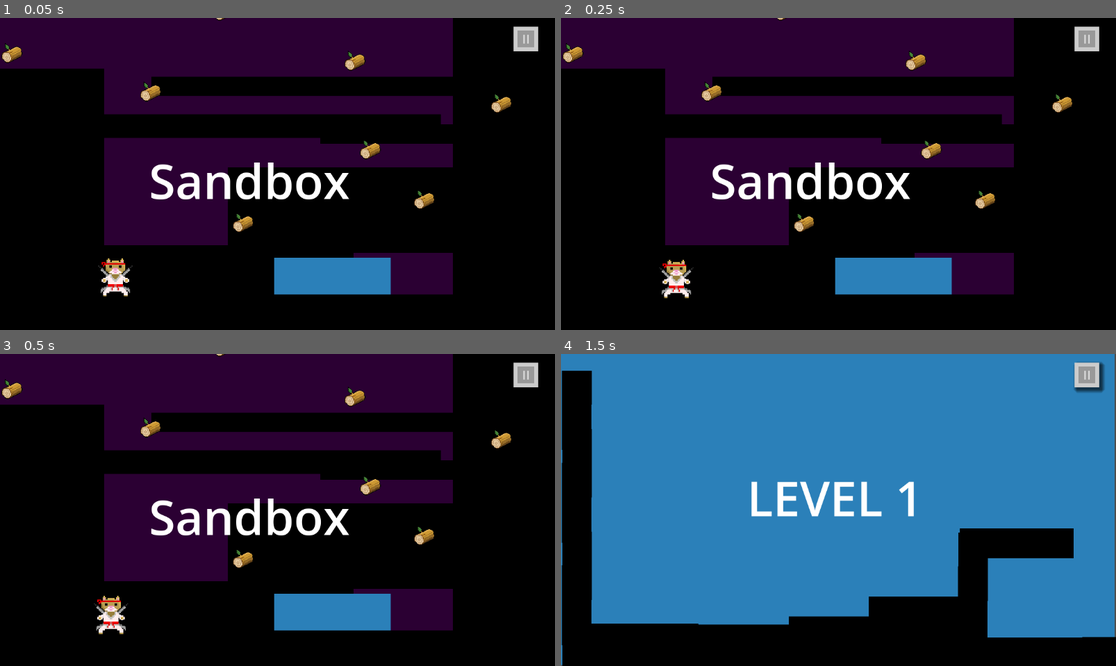
Above: before the commit, frames 1-4 (two rows, left to right).
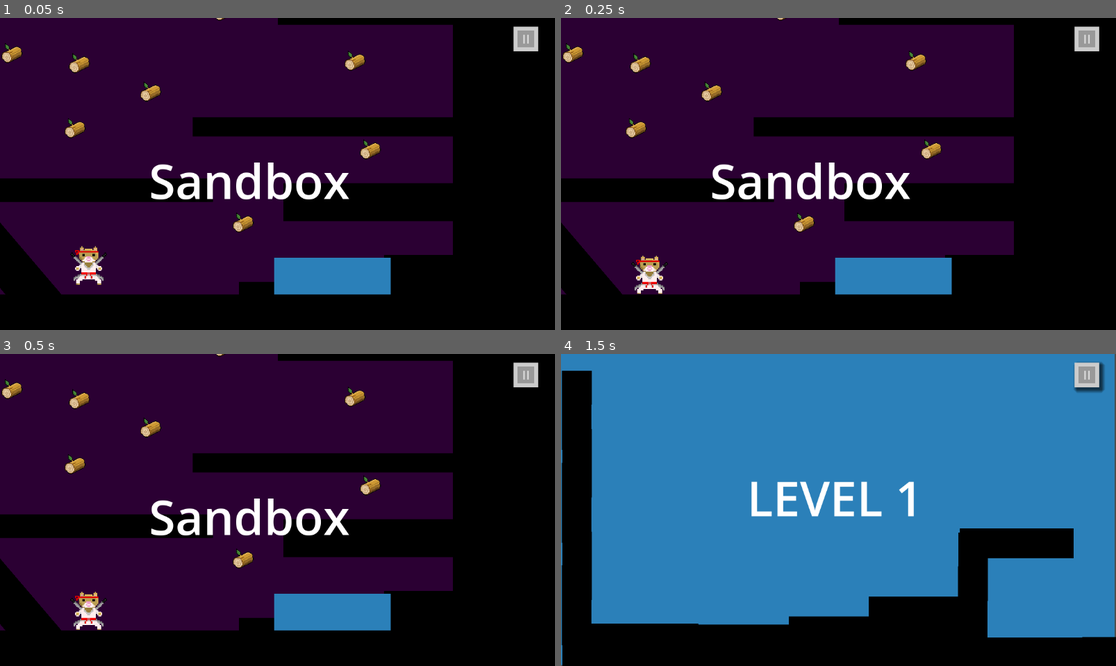
Above: after the commit, the same moments.

Repository: StudioXPEtudiant/24-25.FR.J.S4_StarCat
Game: Godot game, scene res://scene/test_programmer.tscn
The game is run twice, just before and just after one commit, with the same random seed, the same clock (stepped at 60 frames per second) and the same inputs. This scene is started directly instead of the project's main scene.
Inputs:
- Up to frame 1 (0.05 s): no input
- Up to frame 2 (0.25 s): no input
- Up to frame 3 (0.5 s): no input
- Up to frame 4 (1.5 s): click "II" at 0.5 s; click "START" at 1.25 s

The runs differ from the first frame. In frame 1, 31% of the frame differs, in the area x 0-93%, y 0-90%; in frame 2, 31%; in frame 3, 31%; in frame 4, nothing differs.

Commit message:
sandblox debug

Diff:
--- a/project.godot
+++ b/project.godot
@@ -12,7 +12,7 @@
 
 config/name="StarCat"
 run/main_scene="res://scene/main_menu.tscn"
-config/features=PackedStringArray("4.4", "Forward Plus")
+config/features=PackedStringArray("4.3", "Forward Plus")
 config/icon="res://icon.svg"
 
 [global_group]
--- a/scene/test_programmer.tscn
+++ b/scene/test_programmer.tscn
@@ -99,27 +99,27 @@
 scale = Vector2(1.48644, 11.36)
 
 [node name="block_ground3" parent="." instance=ExtResource("4_4rtw3")]
-position = Vector2(501, 528)
+position = Vector2(781, 604)
 scale = Vector2(2.19451, 1.81184)
 
 [node name="block_ground6" parent="." instance=ExtResource("4_4rtw3")]
-position = Vector2(1080, 244)
+position = Vector2(992, -3)
 scale = Vector2(3.19451, 0.647944)
 
 [node name="block_ground7" parent="." instance=ExtResource("4_4rtw3")]
-position = Vector2(729, 145)
+position = Vector2(815, 229)
 scale = Vector2(3.19451, 0.647944)
 
 [node name="block_ground8" parent="." instance=ExtResource("4_4rtw3")]
-position = Vector2(187, 227)
+position = Vector2(-286, 360)
 scale = Vector2(6.86233, 0.800124)
 
 [node name="block_ground9" parent="." instance=ExtResource("4_4rtw3")]
-position = Vector2(-21, 373)
+position = Vector2(-245, 254)
 scale = Vector2(-1.82099, 9.21516)
 
 [node name="block_ground4" parent="." instance=ExtResource("4_4rtw3")]
-position = Vector2(861, 454)
+position = Vector2(879, 389)
 scale = Vector2(2.2411, -1.29831)
 
 [node name="block_ground10" parent="." instance=ExtResource("4_4rtw3")]
@@ -133,7 +133,7 @@
 scale = Vector2(2.64186, -1.43969)
 
 [node name="block_ground5" parent="." instance=ExtResource("4_4rtw3")]
-position = Vector2(764, 409)
+position = Vector2(1088, 591)
 scale = Vector2(2.2411, -2.89831)
 
 [node name="Eau" parent="." instance=ExtResource("5_f6cpn")]
@@ -156,7 +156,7 @@
 position = Vector2(768, 280)
 
 [node name="collectable4" parent="." instance=ExtResource("7_ue1j8")]
-position = Vector2(1040, 184)
+position = Vector2(155, 236)
 
 [node name="collectable5" parent="." instance=ExtResource("7_ue1j8")]
 position = Vector2(736, 96)
@@ -165,7 +165,7 @@
 position = Vector2(24, 80)
 
 [node name="collectable7" parent="." instance=ExtResource("7_ue1j8")]
-position = Vector2(880, 384)
+position = Vector2(164, 101)
 
 [node name="collectable8" parent="." instance=ExtResource("7_ue1j8")]
 position = Vector2(464, -8)
Not shown: 1 places in scene/main_menu.tscn that only renumber resources
Not shown: 1 places in scene/test_programmer.tscn that only renumber resources
Not shown, changed: texture/font/Extra Beige.ttf.import
Not shown, changed: texture/font/VCR_OSD_MONO_1.001.ttf.import
Not shown, changed: texture/font/upheavtt.ttf.import
